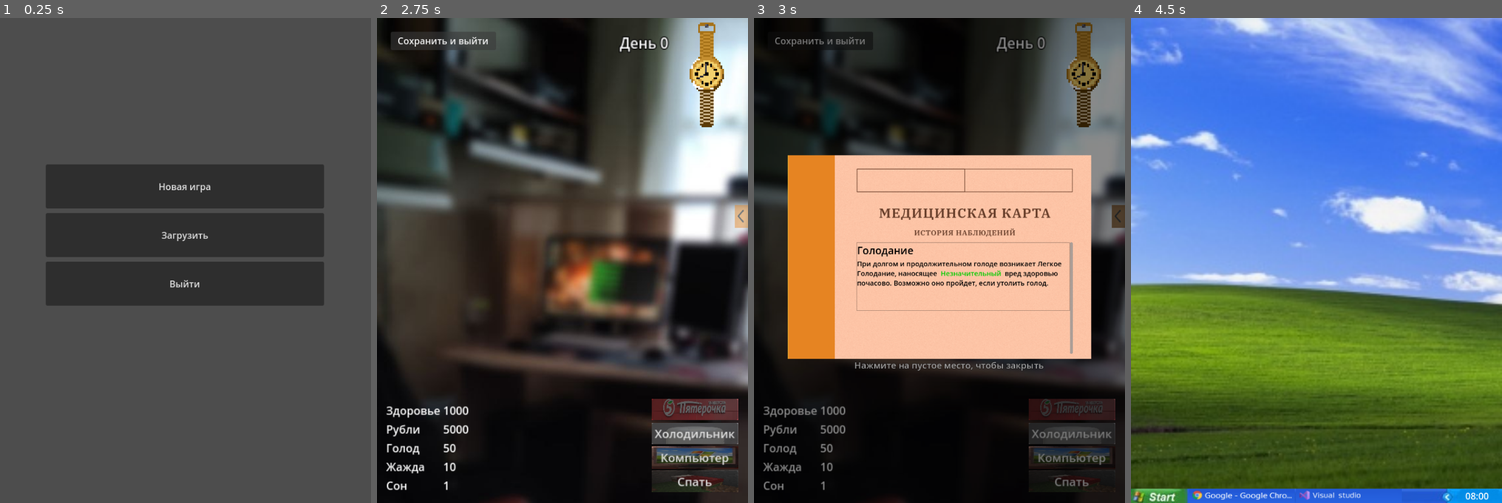
Above: before the commit, frames 1-4 (left to right).
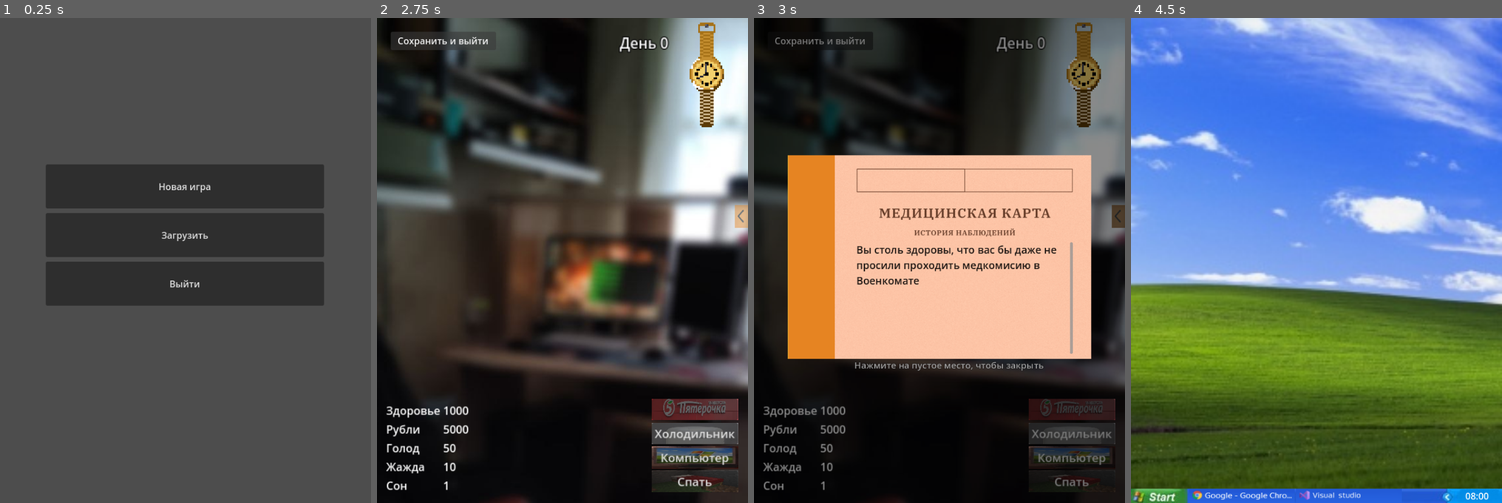
Above: after the commit, the same moments.

Repository: chunchunmaru0000/programmwriter-simulator
Game: Godot game, scene res://scenes/start.tscn
Two runs of this game, one before a commit and one after it. Both use one fixed random seed, a clock stepped at 60 frames per second and the inputs below.
Inputs (mouse positions are in pixels of both pictures, inside the frame that each line leads up to):
- Up to frame 1 (0.25 s): no input
- Up to frame 2 (2.75 s): click "Новая игра" at 0.5 s; click "Холодильник" at 1.25 s; click (402, 47) at 2 s
- Up to frame 3 (3 s): click (1117, 216) at 2.75 s
- Up to frame 4 (4.5 s): click (1450, 410) at 3.5 s; click "Компьютер" at 4.25 s

Frames 1-2 are identical in both runs. In frame 3, 2.0% of the frame differs, in the area x 27-86%, y 46-61%; in frame 4, nothing differs.

Commit message:
better fridge

Diff:
--- a/images/med/ med_panel.tres
+++ b/images/med/ med_panel.tres
@@ -2,10 +2,6 @@
 
 [resource]
 bg_color = Color(0.6, 0.6, 0.6, 0)
-border_width_left = 2
-border_width_top = 2
-border_width_right = 2
-border_width_bottom = 2
 border_color = Color(0, 0, 0, 0.27451)
 corner_radius_top_left = 1
 corner_radius_top_right = 1
--- a/scenes/game.tscn
+++ b/scenes/game.tscn
@@ -202,12 +202,16 @@
 [node name="MedV" type="VBoxContainer" parent="Med/Scroll"]
 custom_minimum_size = Vector2(622, 325)
 layout_mode = 2
-theme_override_constants/separation = 8
+theme_override_constants/separation = 16
 
 [node name="PanelContainer" type="PanelContainer" parent="Med/Scroll/MedV"]
 custom_minimum_size = Vector2(0, 100)
 layout_mode = 2
 theme_override_styles/panel = ExtResource("12_ttfbg")
+
+[node name="RichTextLabel" type="RichTextLabel" parent="Med"]
+offset_right = 40.0
+offset_bottom = 40.0
 
 [node name="MedBut" type="TextureButton" parent="."]
 self_modulate = Color(1, 1, 1, 0.466667)
--- a/scripts/Singleton.gd
+++ b/scripts/Singleton.gd
@@ -22,11 +22,11 @@
 	Usluga.new("Газоснабжение, отопление", 300, "Тратится постепенно, но всегда. Обновление увеличения задолженности происходит раз в день.")
 ]
 var ills: Dictionary = {
-	'l_dehydration': Illness.new('Обезвоживание', false, 1,
+	'l_dehydration': Illness.new('Легкое Обезвоживание', false, 1,
 		'При продолжительной жажде возникает Легкое Обезвоживание, наносящее [color=#00cc00] Незначительный [/color] вред здоровью почасово. Возможно оно пройдет, если утолить жажду.'),
 	'dehydration': Illness.new('Обезвоживание', false, 31,
 		'При долгой и продолжительной жажде возникает Обезвоживание, наносящее [color=#b30000] НАИЗНАЧИТЕЛЬНЕЙШИЙ [/color] вред здоровью почасово. Возможно оно пройдет, если утолить жажду.'),
-	'l_starvation': Illness.new('Голодание', true, 1,
+	'l_starvation': Illness.new('Легкое Голодание', false, 1,
 		'При долгом и продолжительном голоде возникает Легкое Голодание, наносящее [color=#00cc00] Незначительный [/color] вред здоровью почасово. Возможно оно пройдет, если утолить голод.'),
 	'starvation': Illness.new('Голодание', false, 3,
 		'При долгом и продолжительном голоде возникает Голодание, наносящее [color=#ff3300] Средний [/color] вред здоровью почасово. Возможно оно пройдет, если утолить голод.'),
@@ -134,7 +134,6 @@
 		for ill in ills_strs:
 			if ill in ills:
 				ills[ill].active = true
-				print(ill)
 
 	var lines_was = 8
 	for i in lines.size() - lines_was:
@@ -363,7 +362,6 @@
 		clone.effects = effects
 		clone.sounds = [] + self.sounds
 
-
 		return clone
 
 
--- a/scripts/fridge.gd
+++ b/scripts/fridge.gd
@@ -105,11 +105,17 @@
 		info.custom_minimum_size.y = anim_height
 		var effects_strs: Array = []
 		for effect in product.effects:
-			effects_strs.append(" - " + effect.name + ": " + effect.stat + " " + str(effect.value))
+			var str_eff: String = str(effect.value)
+			effects_strs.append(" - " + effect.name + ": " + effect.stat + " " + ("+" if str_eff[0] != '-' else '') + str_eff)
+			#effects_strs.append(" - " + effect.name + ": " + effect.stat + " " + str(effect.value))
+
+		var str_hunger: String = str(product.hunger)
+		var str_thirst: String = str(product.thirst)
+
 		info.text = "\n".join([
 			product.name,
-			"Сытость: " + str(product.hunger),
-			"Жажда: " + str(product.thirst),
+			"Голод: " + ('+' + str(product.hunger * -1) if str_hunger[0] == '-' else '-' + str_hunger),
+			"Жажда: " + ('+' + str(product.thirst * -1) if str_thirst[0] == '-' else '-' + str_thirst),
 			#"Эффекты: ",
 			#"\n".join(effects_strs)
 		] + (["Эффекты: ",
--- a/scripts/game.gd
+++ b/scripts/game.gd
@@ -142,24 +142,25 @@
 	for child in $Med/Scroll/MedV.get_children():
 		child.queue_free()
 
+	var ills: int = 0
 	for i in Singleton.ills:
 		var ill = Singleton.ills[i]
 		if ill.active:
+			ills += 1
+
 			var title: Label = Label.new()
 			title.text = ill.name
 			title.add_theme_font_size_override('font_size', 30)
-			title.add_theme_color_override('font_color', Color('#000000'))
+			title.add_theme_color_override('font_color', Color('#000000dd'))
 
 			var desc: RichTextLabel = RichTextLabel.new()
+			desc.autowrap_mode = TextServer.AUTOWRAP_WORD_SMART
 			desc.remove_child(desc.get_v_scroll_bar())
 			desc.bbcode_enabled = true
+			desc.add_theme_color_override('default_color', Color('#000000dd'))
+			desc.add_theme_font_size_override('normal_font_size', 24)
 			desc.text = ill.desc
-			print(desc.text)
-			desc.autowrap_mode = TextServer.AUTOWRAP_WORD_SMART
-			desc.add_theme_color_override('default_color', Color('#000000'))
-			desc.add_theme_font_size_override('normal_font_size', 20)
-			print(desc.get_line_count())
-			desc.custom_minimum_size.y = 100
+			desc.custom_minimum_size.y = 5 * 38
 
 			var v: VBoxContainer = VBoxContainer.new()
 			v.add_child(title)
@@ -172,6 +173,15 @@
 
 			$Med/Scroll/MedV.add_child(panel)
 
+	if ills == 0:
+		var title: Label = Label.new()
+		title.text = 'Вы столь здоровы, что вас бы даже не просили проходить медкомисию в Военкомате'
+		title.add_theme_font_size_override('font_size', 30)
+		title.add_theme_color_override('font_color', Color('#000000dd'))
+		title.autowrap_mode = TextServer.AUTOWRAP_WORD_SMART
+		title.custom_minimum_size.y = $Med/Scroll/MedV.size.y
+		$Med/Scroll/MedV.add_child(title)
+
 	$Med.global_position.x = get_window().size.x / 2
 
 	dark_but.connect('button_down', func():
Not shown, changed: save.txt
